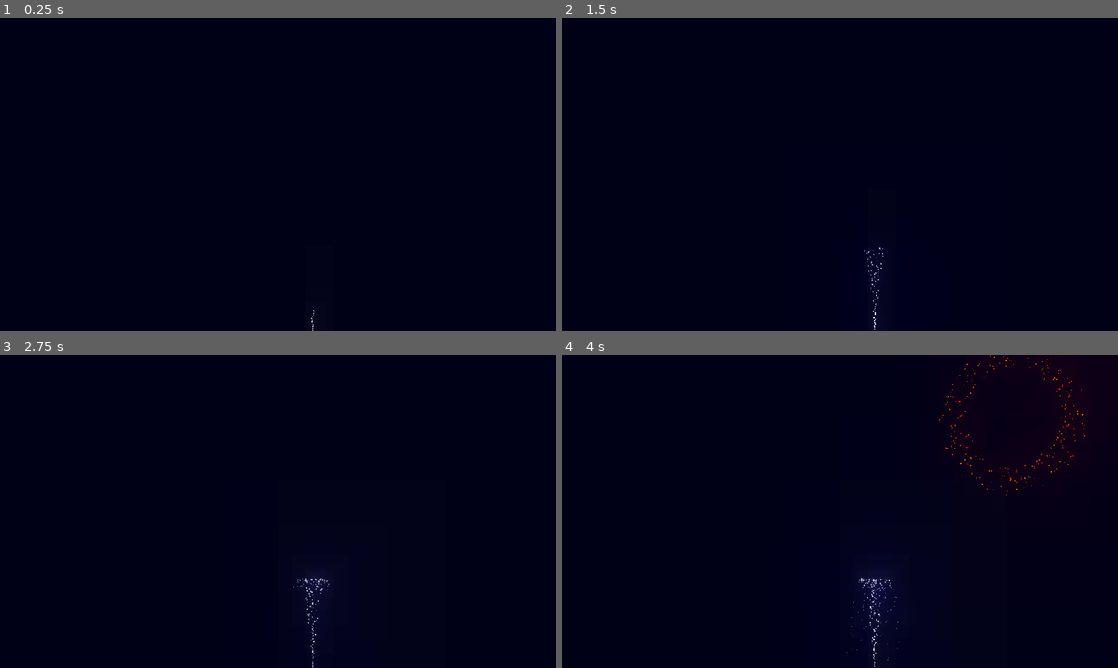
Above: before the commit, frames 1-4 (two rows, left to right).
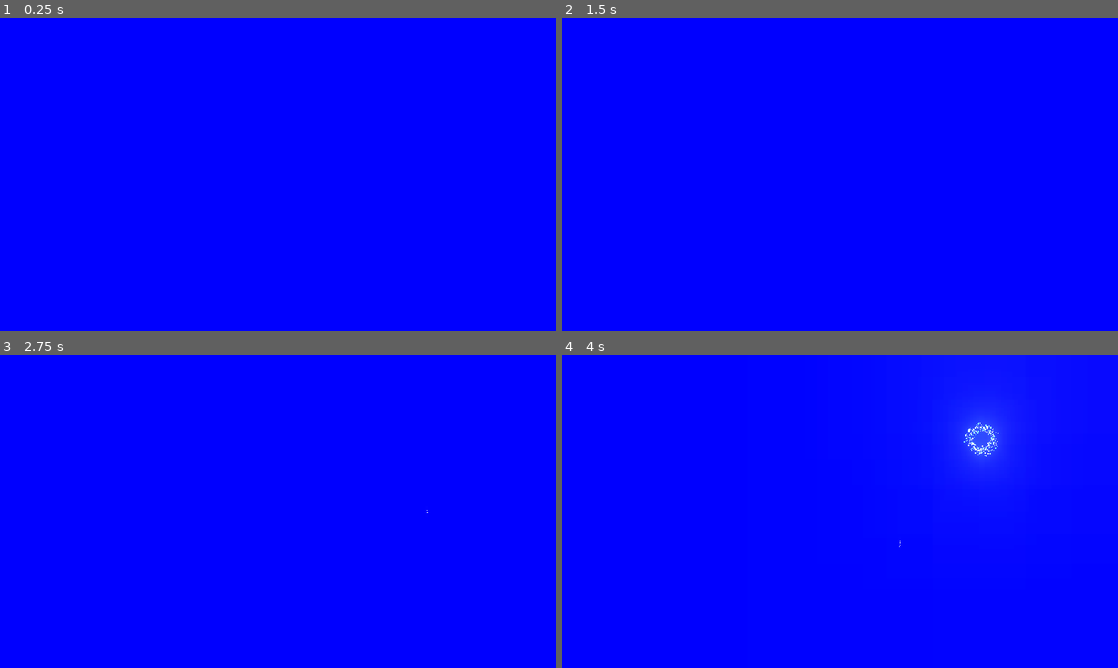
Above: after the commit, the same moments.

Repository: hinek/fireworks2020
Game: Godot game, scene res://PlayFireworks.tscn
Two runs of this game, one before a commit and one after it. Both use one fixed random seed, a clock stepped at 60 frames per second and the inputs below.
Inputs:
- Up to frame 1 (0.25 s): no input
- Up to frame 2 (1.5 s): tap Enter at 0.5 s; tap Space at 1.25 s
- Up to frame 3 (2.75 s): no input
- Up to frame 4 (4 s): no input

The runs differ from the first frame. In frame 1, 100% of the frame differs, in the area x 0-100%, y 0-100%; in frame 2, 100%; in frame 3, 100%; in frame 4, 100%.

Commit message:
Created rockets, random fireworks, different colors, itch.io export

Diff:
--- a/game/PlayFireworks.gd
+++ b/game/PlayFireworks.gd
@@ -1,24 +1,14 @@
 extends Node2D
 
 
-# Declare member variables here. Examples:
-# var a = 2
-# var b = "text"
-
-
-# Called when the node enters the scene tree for the first time.
 func _ready():
-	$Explosion.one_shot = true
-	$Explosion.emitting = false
-	pass # Replace with function body.
-
-
-# Called every frame. 'delta' is the elapsed time since the previous frame.
-#func _process(delta):
-#	pass
+	pass
 
 
 func _on_Timer_timeout():
-	$Explosion.emitting = false
-	$Explosion.position = Vector2(rand_range(50, 1150), rand_range(50, 300))
-	$Explosion.emitting = true
+	var newRocket = load("res://fireworks/Rocket.tscn").instance()
+	newRocket.position = Vector2(rand_range(180, 1100), 720)
+	newRocket.rotation_degrees = rand_range(-5, 5)
+	newRocket.linear_velocity = Vector2(0, rand_range(-350, -400))
+	add_child(newRocket)
+	pass
--- a/game/PlayFireworks.tscn
+++ b/game/PlayFireworks.tscn
@@ -1,8 +1,6 @@
-[gd_scene load_steps=5 format=2]
+[gd_scene load_steps=3 format=2]
 
-[ext_resource path="res://fireworks/Fountain.tscn" type="PackedScene" id=1]
 [ext_resource path="res://PlayFireworks.gd" type="Script" id=2]
-[ext_resource path="res://fireworks/Explosion.tscn" type="PackedScene" id=3]
 
 [sub_resource type="Environment" id=1]
 background_mode = 4
@@ -14,20 +12,15 @@
 glow_levels/7 = true
 glow_intensity = 1.5
 glow_strength = 1.5
-glow_bloom = 0.01
+glow_bloom = 0.02
 glow_blend_mode = 0
 glow_hdr_threshold = 0.8
 
 [node name="PlayFireworks" type="Node2D"]
 script = ExtResource( 2 )
 
-[node name="Fountain" parent="." instance=ExtResource( 1 )]
-position = Vector2( 720, 720 )
-
-[node name="Explosion" parent="." instance=ExtResource( 3 )]
-
 [node name="Timer" type="Timer" parent="."]
-wait_time = 3.0
+wait_time = 1.5
 autostart = true
 
 [node name="WorldEnvironment" type="WorldEnvironment" parent="."]
--- /dev/null
+++ b/game/fireworks/Explosion.gd
@@ -0,0 +1,28 @@
+extends Node2D
+
+
+const colors = [
+	Color(0, 0, 1, 1),
+	Color(0, 1, 0, 1),
+	Color(0, 1, 1, 1),
+	Color(1, 0, 0, 1),
+	Color(1, 0, 1, 1),
+	Color(1, 1, 0, 1)
+]
+
+
+onready var particles = $Particles
+
+
+func _ready():
+	var color = colors[randi() % colors.size()]
+	particles.one_shot = true
+	particles.color_ramp.colors[0] = color
+	particles.color_ramp.colors[1] = color
+	particles.hue_variation = 0.3
+	particles.hue_variation_random = 0.5
+
+
+func _process(delta):
+	if not particles.is_emitting():
+		queue_free()
--- a/game/fireworks/Explosion.tscn
+++ b/game/fireworks/Explosion.tscn
@@ -1,11 +1,15 @@
-[gd_scene load_steps=2 format=2]
+[gd_scene load_steps=3 format=2]
+
+[ext_resource path="res://fireworks/Explosion.gd" type="Script" id=1]
 
 [sub_resource type="Gradient" id=1]
 offsets = PoolRealArray( 0, 0.695364, 1 )
 colors = PoolColorArray( 1, 0, 0, 1, 1, 0, 0, 1, 1, 1, 1, 0 )
 
-[node name="Explosion" type="CPUParticles2D"]
-position = Vector2( 300, 300 )
+[node name="Explosion" type="Node2D"]
+script = ExtResource( 1 )
+
+[node name="Particles" type="CPUParticles2D" parent="."]
 amount = 300
 lifetime = 2.0
 explosiveness = 0.95
@@ -18,3 +22,6 @@
 color_ramp = SubResource( 1 )
 hue_variation = 0.15
 hue_variation_random = 0.5
+__meta__ = {
+"_editor_description_": ""
+}
--- /dev/null
+++ b/game/fireworks/Rocket.gd
@@ -0,0 +1,13 @@
+extends RigidBody2D
+
+
+func _ready():
+	linear_velocity = Vector2(0, linear_velocity.y).rotated(rotation)
+
+
+func _process(delta):
+	if linear_velocity.y > -100:
+		var explosion = load("res://fireworks/Explosion.tscn").instance()
+		explosion.position = position
+		get_parent().add_child(explosion)
+		queue_free()
--- /dev/null
+++ b/game/fireworks/Rocket.tscn
@@ -0,0 +1,19 @@
+[gd_scene load_steps=2 format=2]
+
+[ext_resource path="res://fireworks/Rocket.gd" type="Script" id=1]
+
+[node name="Rocket" type="RigidBody2D"]
+script = ExtResource( 1 )
+
+[node name="Tail" type="CPUParticles2D" parent="."]
+amount = 12
+lifetime = 0.2
+explosiveness = 0.1
+emission_shape = 1
+emission_sphere_radius = 1.0
+direction = Vector2( 0, 1 )
+spread = 5.0
+initial_velocity = 100.0
+initial_velocity_random = 0.5
+damping = 10.0
+damping_random = 0.5
--- a/game/project.godot
+++ b/game/project.godot
@@ -23,6 +23,8 @@
 
 window/size/width=1280
 window/size/height=720
+window/stretch/mode="2d"
+window/stretch/aspect="keep"
 
 [rendering]
 
Not shown, added: promotional/CoverImage.png
Not shown, added: releases/itch.io/favicon.png
Not shown, added: releases/itch.io/index.html
Not shown, added: releases/itch.io/index.js
Not shown, added: releases/itch.io/index.pck
Not shown, added: releases/itch.io/index.png
Not shown, added: releases/itch.io/index.wasm
Not shown, added: releases/itch.io/itch.io.zip
